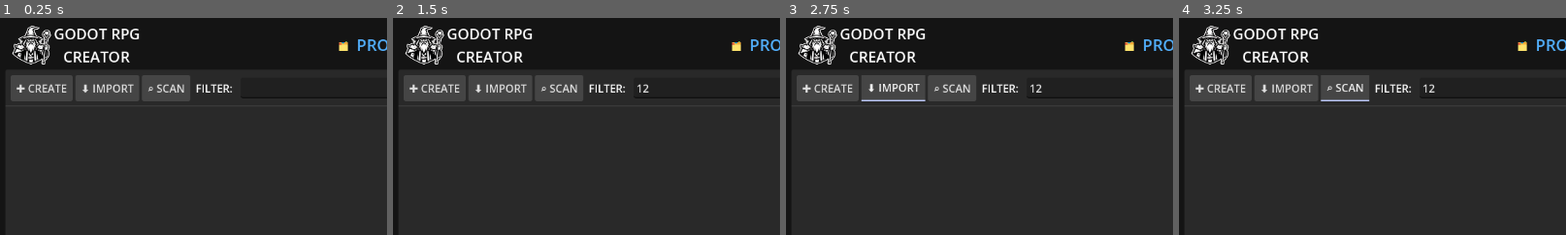
Above: before the commit, frames 1-4 (left to right).
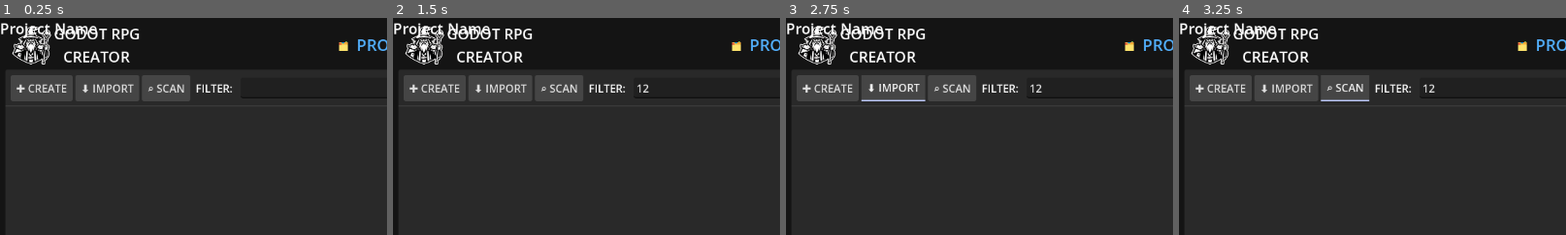
Above: after the commit, the same moments.

Repository: newold3/godot-rpg-creator-manager
Game: Godot game, scene res://Scenes/main_ui.tscn
Two runs of this game, one before a commit and one after it. Both use one fixed random seed, a clock stepped at 60 frames per second and the inputs below.
Inputs (mouse positions are % of the whole screen's width and height, from its top left):
- Up to frame 1 (0.25 s): no input
- Up to frame 2 (1.5 s): click (55, 16) at 0.52 s; type "12" at 0.6 s; click "✚ CREATE" at 1.25 s
- Up to frame 3 (2.75 s): click "⬇︎ IMPORT" at 2 s
- Up to frame 4 (3.25 s): click "⌕ SCAN" at 2.75 s
The pictures show only the part of the screen within x 0-50%, y 0-50%; the shares and areas given below are measured in that part.

The runs differ from the first frame. In frame 1, 0.6% of the frame differs, in the area x 0-26%, y 2-9%; in frame 2, 0.6%; in frame 3, 0.6%; in frame 4, 0.6%.

Commit message:
update "updater"

Diff:
--- a/Scenes/main_ui.tscn
+++ b/Scenes/main_ui.tscn
@@ -3,6 +3,7 @@
 [ext_resource type="Theme" uid="uid://0m7236mpb6ti" path="res://Resources/main_theme.tres" id="1_f28it"]
 [ext_resource type="Script" uid="uid://cak8rcd2g7pq2" path="res://Scripts/main_ui.gd" id="1_gmh8u"]
 [ext_resource type="Texture2D" uid="uid://dgaevsp3alpim" path="res://icon.png" id="3_dcbcb"]
+[ext_resource type="Script" uid="uid://cxjyfn65j6r77" path="res://Scripts/manager_updater.gd" id="4_dcbcb"]
 
 [sub_resource type="StyleBoxFlat" id="StyleBoxFlat_tbbry"]
 content_margin_left = 12.0
@@ -263,3 +264,11 @@
 use_threads = true
 
 [node name="DownloadGist" type="HTTPRequest" parent="." unique_id=1744616715]
+
+[node name="ProjectName" type="Label" parent="." unique_id=733986400]
+layout_mode = 0
+theme_override_font_sizes/font_size = 22
+text = "Project Name"
+
+[node name="Node" type="Node" parent="." unique_id=520935377]
+script = ExtResource("4_dcbcb")
--- a/Scripts/main_ui.gd
+++ b/Scripts/main_ui.gd
@@ -498,9 +498,35 @@
 
 
 func _start_creation_process(target: String) -> void:
-	var update = (online_template_version != "" and online_template_version != cached_template_version)
-	if not FileAccess.file_exists(CACHED_ZIP_PATH) or update:
+	var exe_dir = OS.get_executable_path().get_base_dir()
+
+	if OS.get_name() == "macOS":
+		exe_dir = exe_dir.path_join("../../../")
+
+	var local_bundled_path = exe_dir.path_join("template_master.zip")
+
+	var cache_exists = FileAccess.file_exists(CACHED_ZIP_PATH)
+	var bundled_exists = FileAccess.file_exists(local_bundled_path)
+
+	var update_needed = (online_template_version != "" and online_template_version != cached_template_version)
+
+	if not cache_exists and bundled_exists:
+		_show_overlay("Installing from local bundle...")
+		print(">> Offline bundle detected. Copying to user cache...")
+
+		var err = DirAccess.copy_absolute(local_bundled_path, CACHED_ZIP_PATH)
+
+		if err == OK:
+			_start_extraction_process(CACHED_ZIP_PATH, target)
+			return
+		else:
+			printerr("Error copying local bundle. Code: ", err)
+
+	# ----------------------------------------------
+
+	if not cache_exists or update_needed:
 		_start_download(target)
+
 	else:
 		_start_extraction_process(CACHED_ZIP_PATH, target)
 
--- a/Scripts/manager_updater.gd
+++ b/Scripts/manager_updater.gd
@@ -7,24 +7,19 @@
 signal update_status(msg: String)
 signal update_error(msg: String)
 
-# CONFIGURACIÓN DEL REPO DEL MANAGER
 const MANAGER_REPO_OWNER: String = "newold3"
-const MANAGER_REPO_NAME: String = "Godot-RPG-Creator-Launcher" # Pon aquí el nombre real del repo del Manager
+const MANAGER_REPO_NAME: String = "godot-rpg-creator-manager"
 
-# CONSTANTES INTERNAS
 const TEMP_ZIP_PATH: String = "user://manager_update.zip"
 const TEMP_EXTRACT_PATH: String = "user://manager_temp_extract/"
 
-# REFERENCIA DE VERSIÓN ACTUAL (Hardcoded o desde ProjectSettings)
-# Sugerencia: Usa ProjectSettings.get_setting("application/config/version")
-var current_version: String = "0.85"
+var current_version: String = "1.0"
 
 var _http: HTTPRequest
 var _thread: Thread
 var _new_version_tag: String = ""
 
 func _ready() -> void:
-	# Intentar leer la versión desde la configuración del proyecto exportado
 	var proj_ver = ProjectSettings.get_setting("application/config/version")
 	if proj_ver: current_version = str(proj_ver)
 
@@ -32,11 +27,18 @@
 	add_child(_http)
 	_http.request_completed.connect(_on_release_info_received)
 
+	update_status.connect(func(_st): print(_st))
+	update_error.connect(func(_err): print(_err))
+
+	call_deferred("check_updates")
+
 func check_updates() -> void:
 	update_status.emit("Checking for Manager updates...")
-	# Consultamos el endpoint de "Latest Release" de GitHub
 	var url = "https://api.github.com/repos/%s/%s/releases/latest" % [MANAGER_REPO_OWNER, MANAGER_REPO_NAME]
-	_http.request(url)
+	print(url)
+
+	var headers = ["User-Agent: Godot-RPG-Creator-Manager"]
+	_http.request(url, headers)
 
 func _on_release_info_received(_result: int, code: int, _headers: PackedStringArray, body: PackedByteArray) -> void:
 	if code != 200:
@@ -48,26 +50,21 @@
 		update_error.emit("Invalid GitHub response")
 		return
 
-	_new_version_tag = json["tag_name"] # Ej: "v0.85a" o "0.85a"
+	_new_version_tag = json["tag_name"]
 
-	# Limpieza de strings para comparar (quitar la 'v' si existe)
 	var local_clean = current_version.replace("v", "")
 	var remote_clean = _new_version_tag.replace("v", "")
 
 	if local_clean == remote_clean:
 		update_status.emit("Manager is up to date.")
-		# Opcional: Emitir señal de finalizar
 		return
 
-	# --- LÓGICA DE ACTUALIZACIÓN ---
 	update_status.emit("New version found: %s. Downloading..." % _new_version_tag)
 
-	# Buscar el asset ZIP en la respuesta JSON
 	var assets = json.get("assets", [])
 	var download_url = ""
 
 	for asset in assets:
-		# Buscamos un zip. Puedes filtrar por nombre si subes varios archivos (ej: "Manager_Win.zip")
 		if asset["name"].ends_with(".zip"):
 			download_url = asset["browser_download_url"]
 			break
@@ -79,7 +76,6 @@
 	_start_zip_download(download_url)
 
 func _start_zip_download(url: String) -> void:
-	# Desconectar señal anterior y reconectar a la de descarga
 	for sig in _http.request_completed.get_connections():
 		_http.request_completed.disconnect(sig.callable)
 
@@ -133,18 +129,11 @@
 func _create_and_run_bat() -> void:
 	update_status.emit("Restarting to apply updates...")
 
-	# RUTAS GLOBALES PARA WINDOWS
 	var bat_path = ProjectSettings.globalize_path("user://manager_updater.bat")
 	var temp_folder_win = ProjectSettings.globalize_path(TEMP_EXTRACT_PATH).replace("/", "\\")
-	# Aquí está la clave: La carpeta donde está el EXE actual
+
 	var install_folder_win = OS.get_executable_path().get_base_dir().replace("/", "\\")
-	var exe_name = OS.get_executable_path().get_file() # Ej: "Manager.exe"
-
-	# SCRIPT DE ACTUALIZACIÓN (.BAT)
-	# 1. Espera 3 segundos para que Godot se cierre.
-	# 2. Mueve todo lo descomprimido a la carpeta de instalación (sobrescribe el EXE).
-	# 3. Borra los temporales.
-	# 4. Vuelve a arrancar el Manager.
+	var exe_name = OS.get_executable_path().get_file()
 
 	var script = "@echo off\r\n"
 	script += "timeout /t 3 /nobreak > NUL\r\n"
@@ -152,10 +141,9 @@
 	script += 'rmdir /s /q "%s"\r\n' % temp_folder_win
 	script += 'del "%s"\r\n' % ProjectSettings.globalize_path(TEMP_ZIP_PATH).replace("/", "\\")
 	script += 'start "" "%s\\%s"\r\n' % [install_folder_win, exe_name]
-	script += '(goto) 2>nul & del "%~f0"' # Auto-borrado del bat
+	script += '(goto) 2>nul & del "%~f0"'
 
 	FileAccess.open(bat_path, FileAccess.WRITE).store_string(script)
 
-	# Ejecutar BAT y cerrar Manager
 	OS.create_process("cmd.exe", ["/c", bat_path])
 	get_tree().quit()
